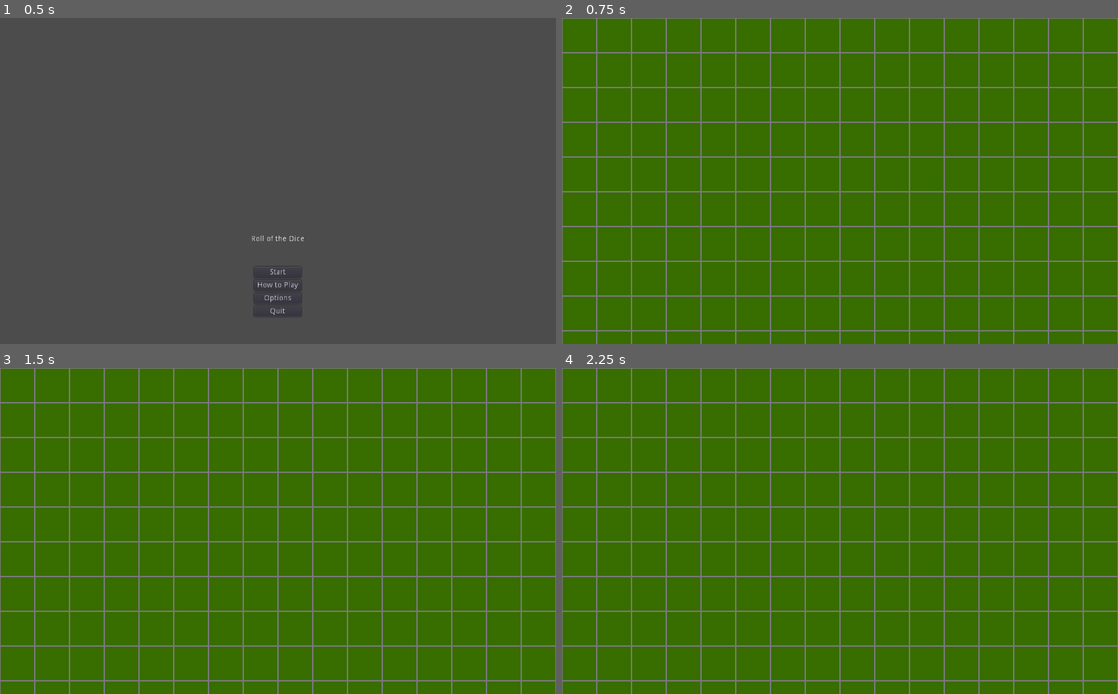
Above: before the commit, frames 1-4 (two rows, left to right).
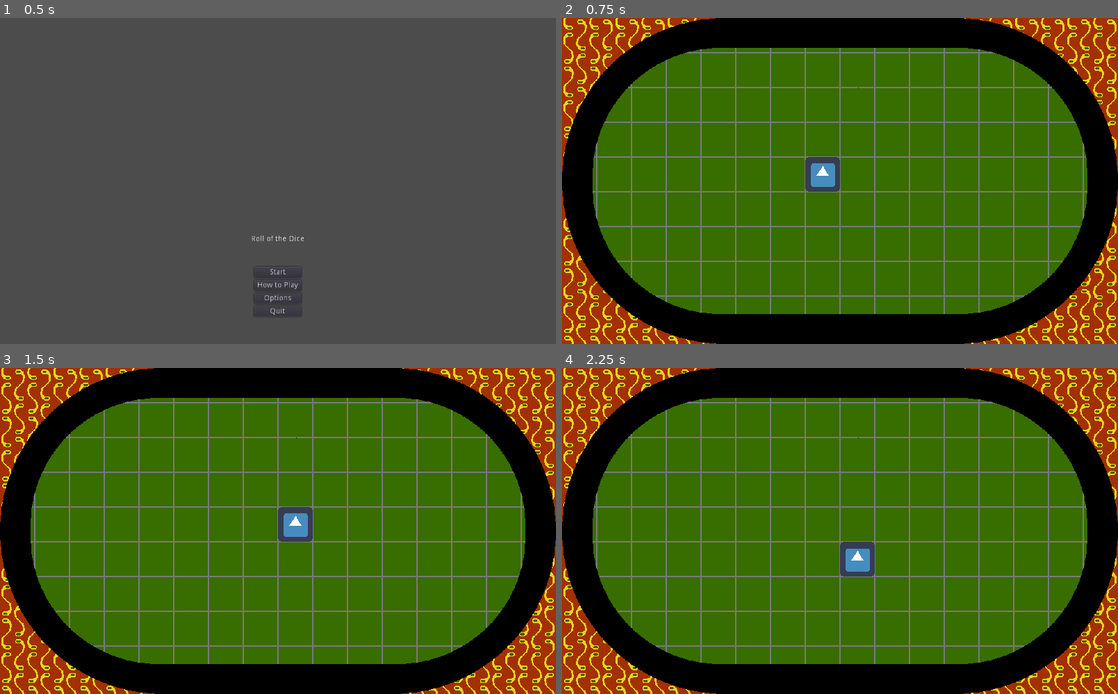
Above: after the commit, the same moments.

Repository: ConnorWhalen/gmtk2022
Game: Godot game, scene res://scenes/Main.tscn
The game is run twice, just before and just after one commit, with the same random seed, the same clock (stepped at 60 frames per second) and the same inputs. The engine's default icon, where the game draws it, is replaced by a stand-in: a white triangle on a blue panel in a dark square.
Inputs:
- Up to frame 1 (0.5 s): no input
- Up to frame 2 (0.75 s): click "Start" at 0.5 s
- Up to frame 3 (1.5 s): tap Enter at 1.25 s; hold Right (ui_right) from 1.28 s (still down)
- Up to frame 4 (2.25 s): tap Space at 2 s; release Right (ui_right) at 2.03 s; hold Down (ui_down) from 2.03 s (still down)

Frame 1 is identical in both runs. In frame 2, 35% of the frame differs, in the area x 0-100%, y 0-100%; in frame 3, 35%; in frame 4, 35%.

Commit message:
update board. Bound player movement and special tile placement

Diff:
--- a/scenes/Game.gd
+++ b/scenes/Game.gd
@@ -4,19 +4,60 @@
 onready var Chip = preload("res://scenes/Chip.tscn")
 onready var Special = preload("res://scenes/Special.tscn")
 
+var SCREEN_HEIGHT = ProjectSettings.get_setting("display/window/size/height")
+var SCREEN_WIDTH = ProjectSettings.get_setting("display/window/size/width")
+var TILE_SIZE = 64
+var RIGHT_BOUND = SCREEN_WIDTH/TILE_SIZE - 2
+var BOTTOM_BOUND = SCREEN_HEIGHT/TILE_SIZE - 2
+
 var chips = []
 var specials = []
+var player_tile = [0, 0]
+var rng
 
 
 func _ready():
 	$ChipTimer.start()
 	$SpecialTimer.start()
+	rng = RandomNumberGenerator.new()
+
+	player_tile = [6, 3]
+	$Player.position = Vector2(
+		(player_tile[0] + 1.5) * TILE_SIZE,
+		(player_tile[1] + 1.5) * TILE_SIZE
+	)
 
 
 func _process(delta):
 	cull(chips)
 	cull(specials)
 
+
+func _input(_event):
+	if Input.is_action_just_pressed("ui_right"):
+		try_move_player("right")
+	elif Input.is_action_just_pressed("ui_left"):
+		try_move_player("left")
+	elif Input.is_action_just_pressed("ui_up"):
+		try_move_player("up")
+	elif Input.is_action_just_pressed("ui_down"):
+		try_move_player("down")
+
+
+func try_move_player(direction):
+	var next_tile = [player_tile[0], player_tile[1]]
+	match direction:
+		"right":
+			next_tile[0] += 1
+		"left":
+			next_tile[0] -= 1
+		"up":
+			next_tile[1] -= 1
+		"down":
+			next_tile[1] += 1
+	if is_tile_in_bounds(next_tile[0], next_tile[1]):
+		$Player.move(direction)
+		player_tile = next_tile
 
 
 func _on_ChipTimer_timeout():
@@ -28,6 +69,7 @@
 
 func _on_SpecialTimer_timeout():
 	var special = Special.instance()
+	special.set_tile(get_random_tile())
 	add_child(special)
 	specials.append(special)
 
@@ -38,3 +80,33 @@
 		if node.dead:
 			remove_child(node)
 			nodes.remove(i)
+
+
+func get_random_tile():
+	var tile = [0, 0]
+	while not is_tile_in_bounds(tile[0], tile[1]):
+		rng.randomize()
+		tile[0] = rng.randi() % RIGHT_BOUND
+		rng.randomize()
+		tile[1] = rng.randi() % BOTTOM_BOUND
+	return tile
+
+
+func is_tile_in_bounds(x, y):
+	if x < 0 or x >= RIGHT_BOUND:
+		return false
+	if y < 0 or y >= BOTTOM_BOUND:
+		return false
+	var corner_tiles = [
+		[0, 0],
+		[0, 1],
+		[1, 0]
+	]
+	for corner_tile in corner_tiles:
+		if (x == corner_tile[0] and y == corner_tile[1] or
+			x == RIGHT_BOUND - corner_tile[0] - 1 and y == corner_tile[1] or
+			x == corner_tile[0] and y == BOTTOM_BOUND - corner_tile[1] - 1 or
+			x == RIGHT_BOUND - corner_tile[0] - 1 and y == BOTTOM_BOUND - corner_tile[1] - 1
+		):
+			return false
+	return true
--- a/scenes/Game.tscn
+++ b/scenes/Game.tscn
@@ -1,7 +1,8 @@
-[gd_scene load_steps=3 format=2]
+[gd_scene load_steps=4 format=2]
 
 [ext_resource path="res://assets/board.png" type="Texture" id=1]
 [ext_resource path="res://scenes/Game.gd" type="Script" id=2]
+[ext_resource path="res://scenes/Player.tscn" type="PackedScene" id=3]
 
 [node name="Game" type="Node2D"]
 script = ExtResource( 2 )
@@ -16,5 +17,9 @@
 [node name="SpecialTimer" type="Timer" parent="."]
 wait_time = 5.0
 
+[node name="Player" parent="." instance=ExtResource( 3 )]
+position = Vector2( 480, 288 )
+z_index = 1
+
 [connection signal="timeout" from="ChipTimer" to="." method="_on_ChipTimer_timeout"]
 [connection signal="timeout" from="SpecialTimer" to="." method="_on_SpecialTimer_timeout"]
--- a/scenes/Player.gd
+++ b/scenes/Player.gd
@@ -22,7 +22,7 @@
 # Called when the node enters the scene tree for the first time.
 func _ready():
 	screen_size = get_viewport_rect().size
-	position = screen_size/2
+#	position = screen_size/2
 	sprite_size = sprite.texture.get_size()
 	sprite2_size = sprite2.texture.get_size()
 	var sprite_scale = Vector2(sprite_size.x/PLAYER_WIDTH, sprite_size.y/PLAYER_HEIGHT)
@@ -68,19 +68,37 @@
 			set_shader(false,false,false,false)
 	pass
 
-func _input(_event):
-	if Input.is_action_just_pressed("ui_right"):
-		position += Vector2(PLAYER_WIDTH,0)
-		right_roll_flag = true
-	elif Input.is_action_just_pressed("ui_left"):
-		position += Vector2(-PLAYER_WIDTH,0)
-		left_roll_flag = true
-	elif Input.is_action_just_pressed("ui_up"):
-		position += Vector2(0,-PLAYER_HEIGHT)
-		up_roll_flag = true
-	elif Input.is_action_just_pressed("ui_down"):
-		position += Vector2(0,PLAYER_HEIGHT)
-		down_roll_flag = true
+#func _input(_event):
+#	if Input.is_action_just_pressed("ui_right"):
+#		position += Vector2(PLAYER_WIDTH,0)
+#		right_roll_flag = true
+#	elif Input.is_action_just_pressed("ui_left"):
+#		position += Vector2(-PLAYER_WIDTH,0)
+#		left_roll_flag = true
+#	elif Input.is_action_just_pressed("ui_up"):
+#		position += Vector2(0,-PLAYER_HEIGHT)
+#		up_roll_flag = true
+#	elif Input.is_action_just_pressed("ui_down"):
+#		position += Vector2(0,PLAYER_HEIGHT)
+#		down_roll_flag = true
+
+
+func move(direction):
+	match direction:
+		"right":
+			position += Vector2(PLAYER_WIDTH,0)
+			right_roll_flag = true
+		"left":
+			position += Vector2(-PLAYER_WIDTH,0)
+			left_roll_flag = true
+		"up":
+			position += Vector2(0,-PLAYER_HEIGHT)
+			up_roll_flag = true
+		"down":
+			position += Vector2(0,PLAYER_HEIGHT)
+			down_roll_flag = true
+
+
 
 func set_shader(bRight=false, bLeft=false, bUp=false, bDown=false):
 	sprite.material.set_shader_param("right", bRight)
--- a/scenes/Special.gd
+++ b/scenes/Special.gd
@@ -15,11 +15,16 @@
 	value = rng.randi() % 6
 	$Label.text = str(value)
 
-	rng.randomize()
-	tile[0] = rng.randi() % (SCREEN_WIDTH/TILE_SIZE)
-	rng.randomize()
-	tile[1] = rng.randi() % (SCREEN_HEIGHT/TILE_SIZE)
-	position = Vector2(tile[0]*TILE_SIZE, tile[1]*TILE_SIZE)
+#	rng.randomize()
+#	tile[0] = rng.randi() % (SCREEN_WIDTH/TILE_SIZE)
+#	rng.randomize()
+#	tile[1] = rng.randi() % (SCREEN_HEIGHT/TILE_SIZE)
+#	position = Vector2(tile[0]*TILE_SIZE, tile[1]*TILE_SIZE)
+
+
+func set_tile(tile_):
+	tile = tile_
+	position = Vector2((tile[0]+1) * TILE_SIZE, (tile[1]+1) * TILE_SIZE)
 
 
 func _process(delta):
Binary file changed: assets/board.png
